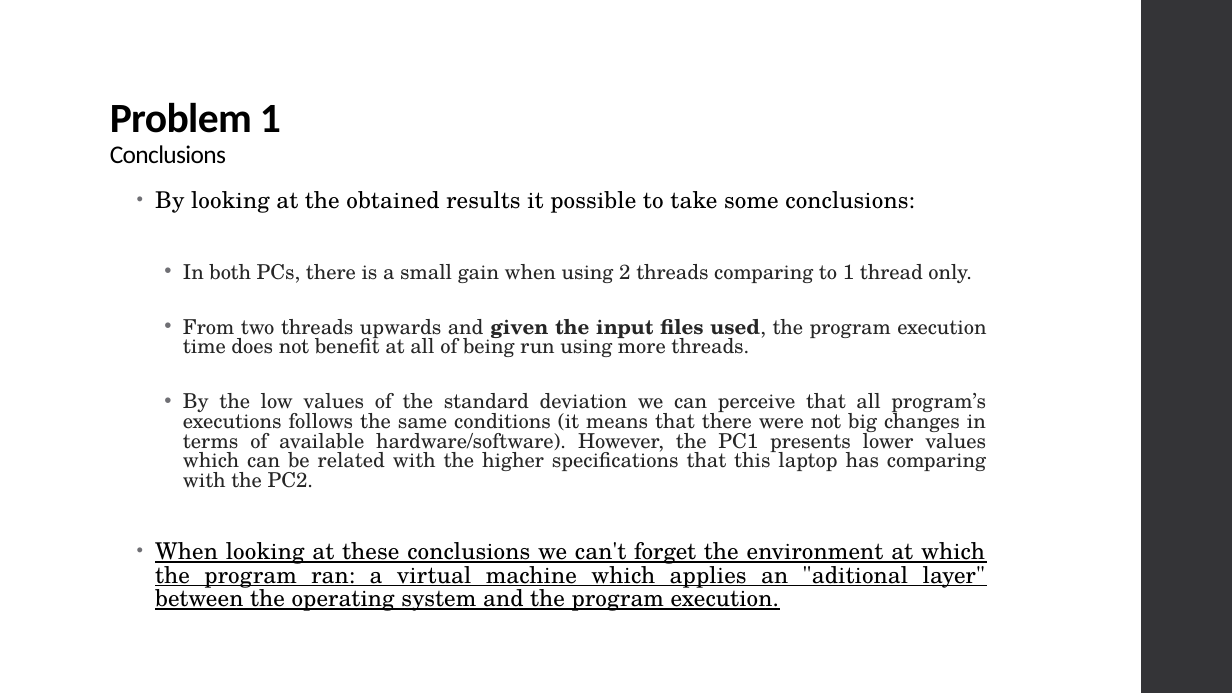
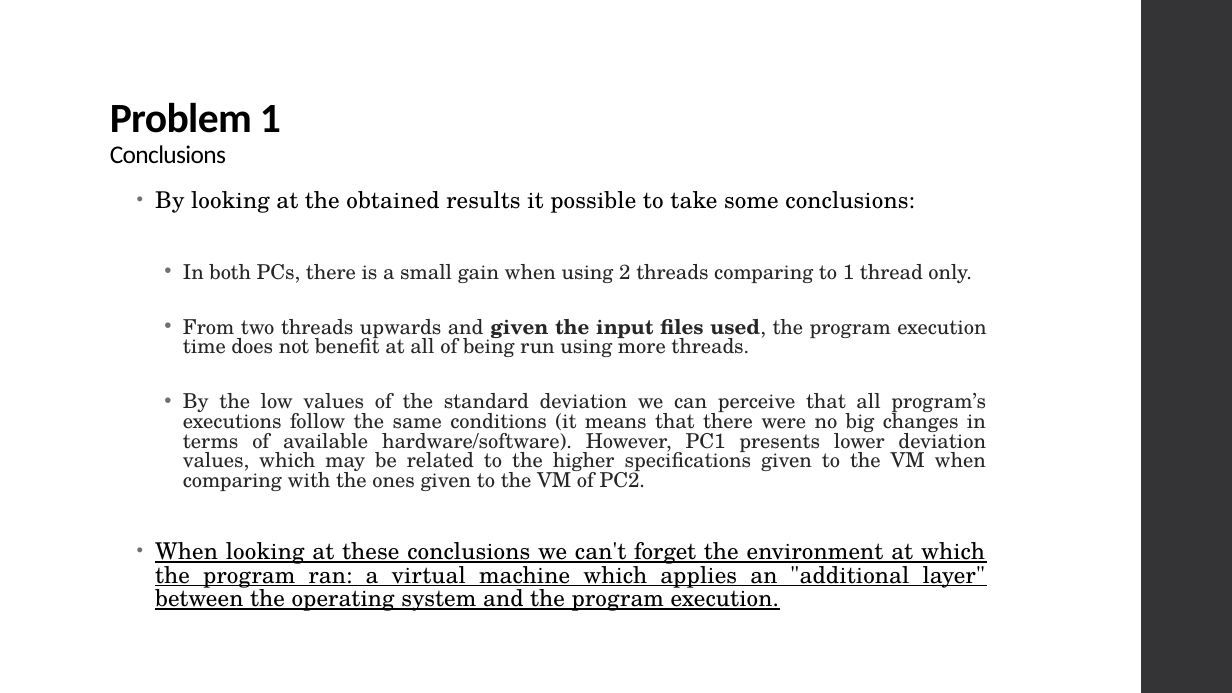
Before and after one commit to xL1fer/CLE_2022_2023, a slide deck: slide 4 of CLE1_T3G5/present.pptx. Drawn at 1232x693 pixels with LibreOffice and Linux fonts; fonts in the diff are those of the drawing. Boxes give left, top, right and bottom in pixels: in the first picture for what was removed or moved away, otherwise in the second. Text is boxed around its words. In the diff, an @@ line names an element or a change of style, - is before the commit and + after.

```diff
--- a/CLE1_T3G5/present.pptx
+++ b/CLE1_T3G5/present.pptx
@@ text at (155, 393, 986, 611): text changed @@
-  • By the low values of the standard deviation we can perceive that all program’s executions follows the same conditions (it means that there were not big changes in terms of available hardware/software). However, the PC1 presents lower values which can be related with the higher specifications that this laptop has comparing with the PC2.
-• When looking at these conclusions we can't forget the environment at which the program ran: a virtual machine which applies an "aditional layer" between the operating system and the program execution.
+  • By the low values of the standard deviation we can perceive that all program’s executions follow the same conditions (it means that there were no big changes in terms of available hardware/software). However, PC1 presents lower deviation values, which may be related to the higher specifications given to the VM when comparing with the ones given to the VM of PC2.
+• When looking at these conclusions we can't forget the environment at which the program ran: a virtual machine which applies an "additional layer" between the operating system and the program execution.
```
Also in this commit, not shown: 1 other slide changed.
